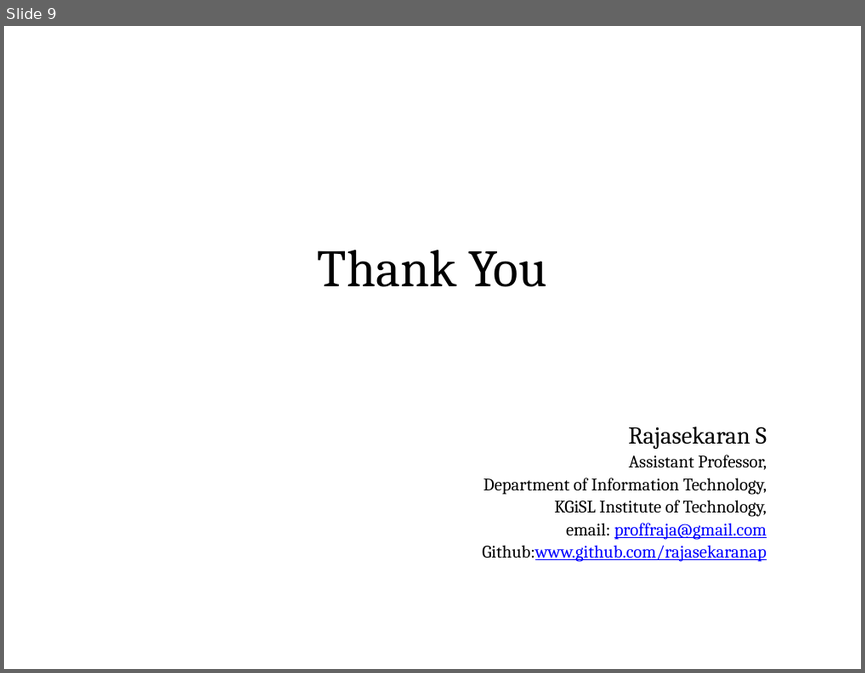
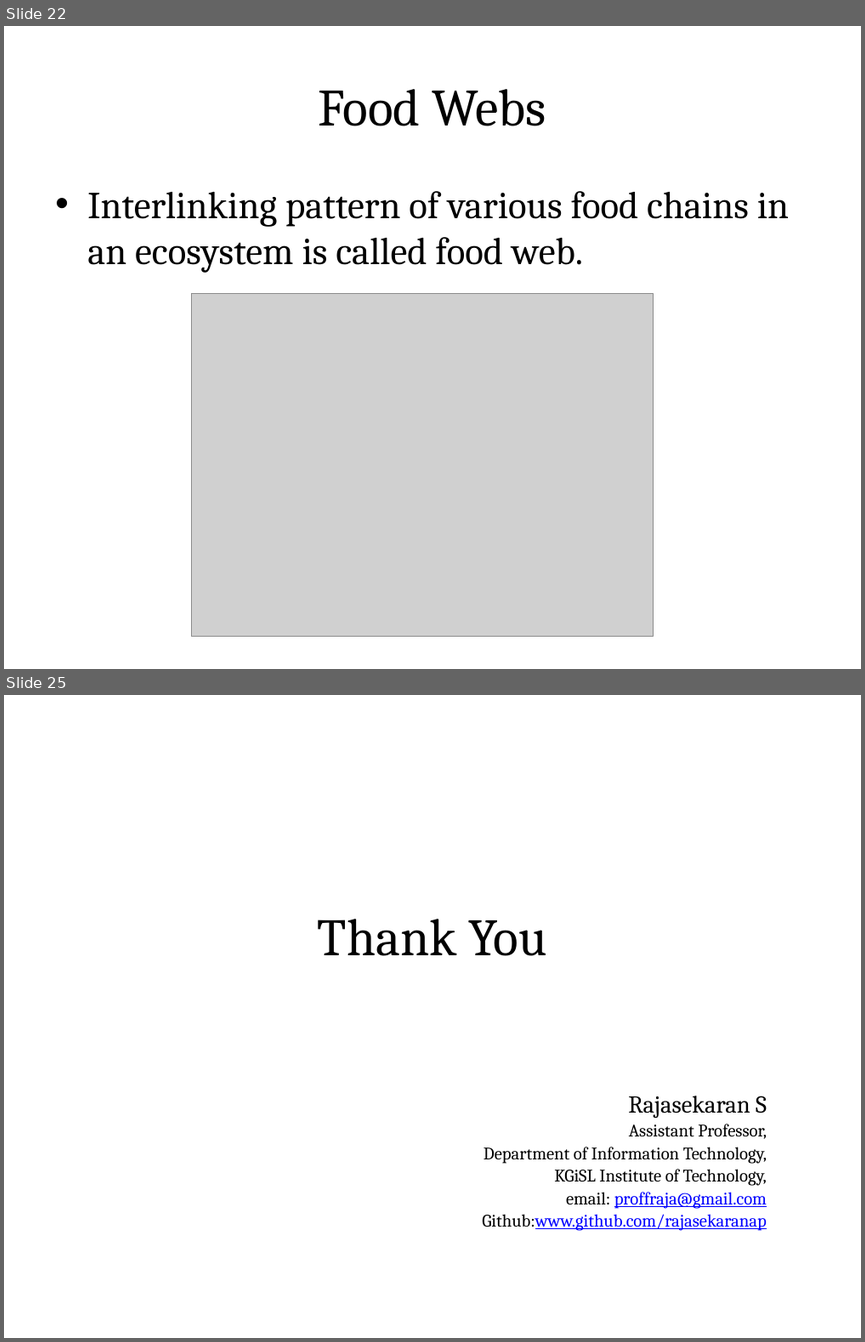
Before and after one commit to rajasekaran36/GE8291-Environmental-Science-and-Engineering, a slide deck: Slides/GE8291-U1.pptx. Shown one above the other, each under a label of ours: slide 9 before the commit, slides 22 and 25 after it; the slides between them are not shown. The pictures are 865x673 and 865x1342 pixels, drawn with LibreOffice and Linux fonts; fonts in the diff are those of the drawing; grey boxes stand for pictures. Boxes give left, top, right and bottom in pixels: in the first picture for what was removed or moved away, otherwise in the second. Text is boxed around its words. In the diff, an @@ line names an element or a change of style, - is before the commit and + after.

```diff
--- a/Slides/GE8291-U1.pptx
+++ b/Slides/GE8291-U1.pptx
@@ slide 22 added at (4,26,861,669), background #FFFFFF @@
@@ title added at (46,52,818,159), fill gradient #DAFDA7 to #E4FCC2 to #F5FFE7, outline #98B955 0.75 pt, 44 pt, text #000000 @@
+Food Webs
@@ text added at (87,191,789,272), 32 pt, text #000000 @@
+• Interlinking pattern of various food chains in an ecosystem is called food web.
@@ picture added at (192,293,653,635) @@
@@ what was slide 9 is now slide 25 @@
```
Also in this commit, not shown: 15 other slides added.
